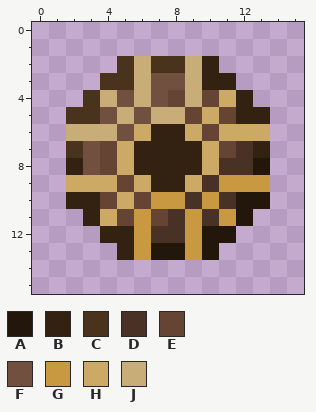
One commit to this pixel-art file: assets/town/fale.aseprite. That is the earlier state.
16x16 pixels, 1 frame.
Visible layers, top first: "straw", "beams", "base".
Palette (. is transparent): A #23170b  B #332211  C #4a331c  D #4a3126  E #664433  F #725040  G #c89941  H #ccaa66  J #c8ad79
Pixels before, first column x 2:
 2 ...CJCCJB...
 3 ..CCJFFJBB..
 4 .CJFJFEJEHB.
 5 CCFJFJJEHEBB
 6 JJJFHBBHEHHH
 7 CFEHBBBBHEDB
 8 BFEHBBBBHDDA
 9 HHHEHBBHDGGG
10 BBEHEGGDGDAA
11 .BHEGEDGDGA.
12 ..BBGDDGAA..
13 ...BGAAGA...
The same view after the edit:
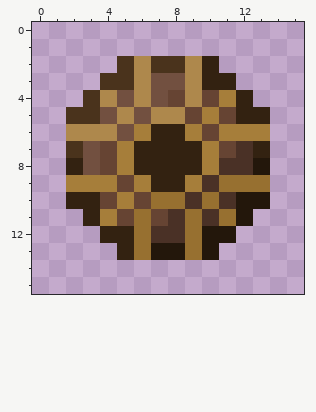
What changed:
colour G: #c89941 -> #977030
colour H: #ccaa66 -> #a67e3a
colour J: #c8ad79 -> #ae884c
Pixel boxes of the changes (left, top, right, bottom) in both pictures:
changed: (66, 56, 270, 260)
